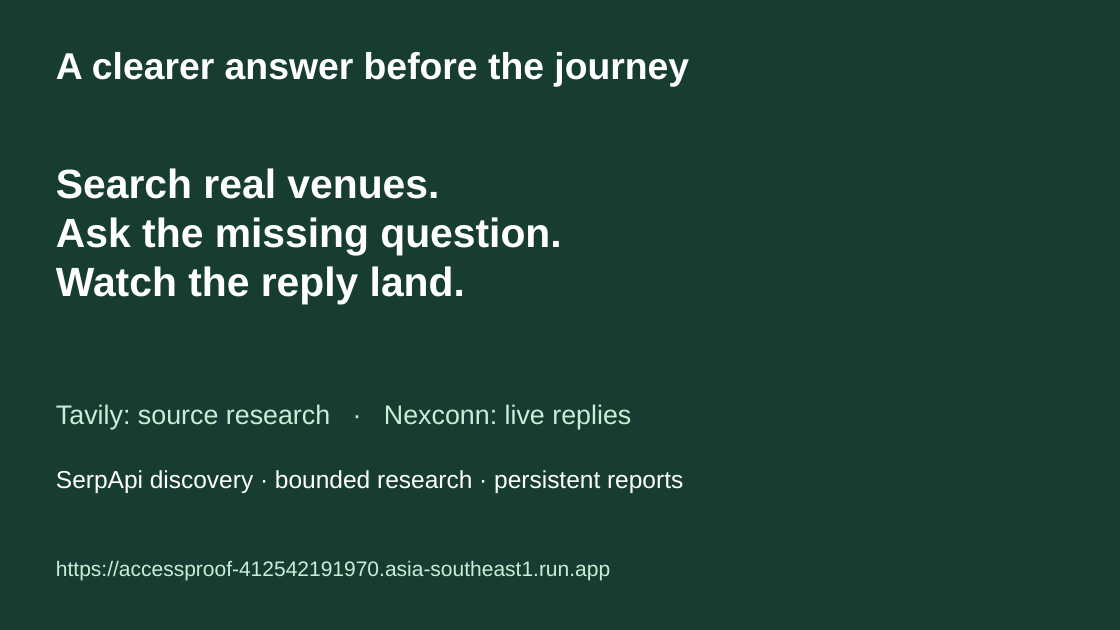
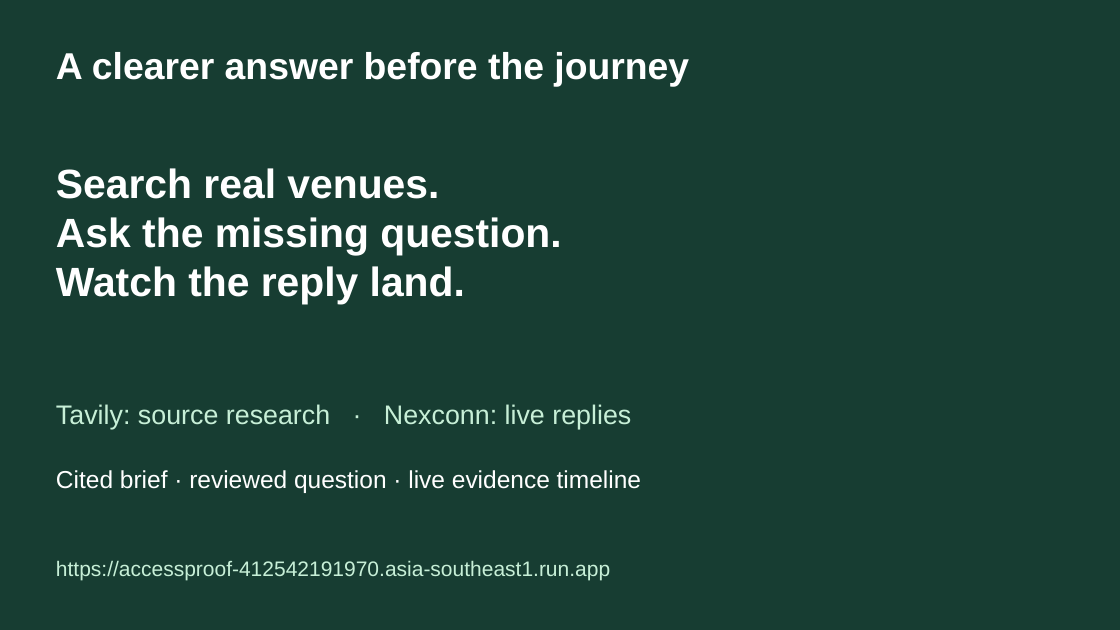
Before and after one commit to gowtham66867/accessproof, a slide deck: slide 6 of submission/AccessProof-Global-AI.pptx. Drawn at 1120x630 pixels with LibreOffice and Linux fonts; fonts in the diff are those of the drawing. Boxes give left, top, right and bottom in pixels: in the first picture for what was removed or moved away, otherwise in the second. Text is boxed around its words. In the diff, an @@ line names an element or a change of style, - is before the commit and + after.

Commit message:
Add cited research briefs and durable live evidence timeline

```diff
--- a/submission/AccessProof-Global-AI.pptx
+++ b/submission/AccessProof-Global-AI.pptx
@@ text at (56, 470, 641, 493): text changed @@
-SerpApi discovery · bounded research · persistent reports
+Cited brief · reviewed question · live evidence timeline
```
Also in this commit, not shown: 2 other slides changed, 30 other files.
